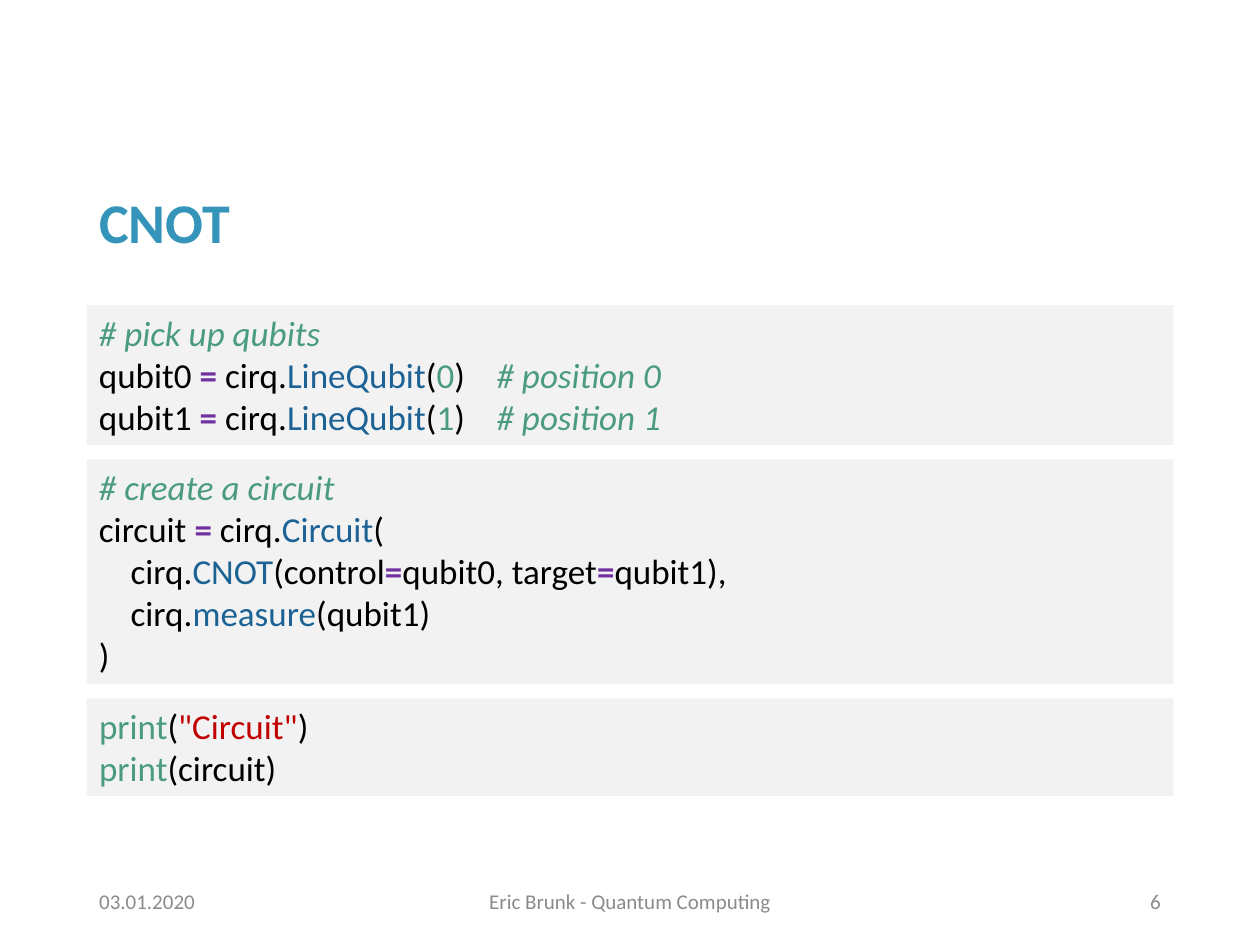
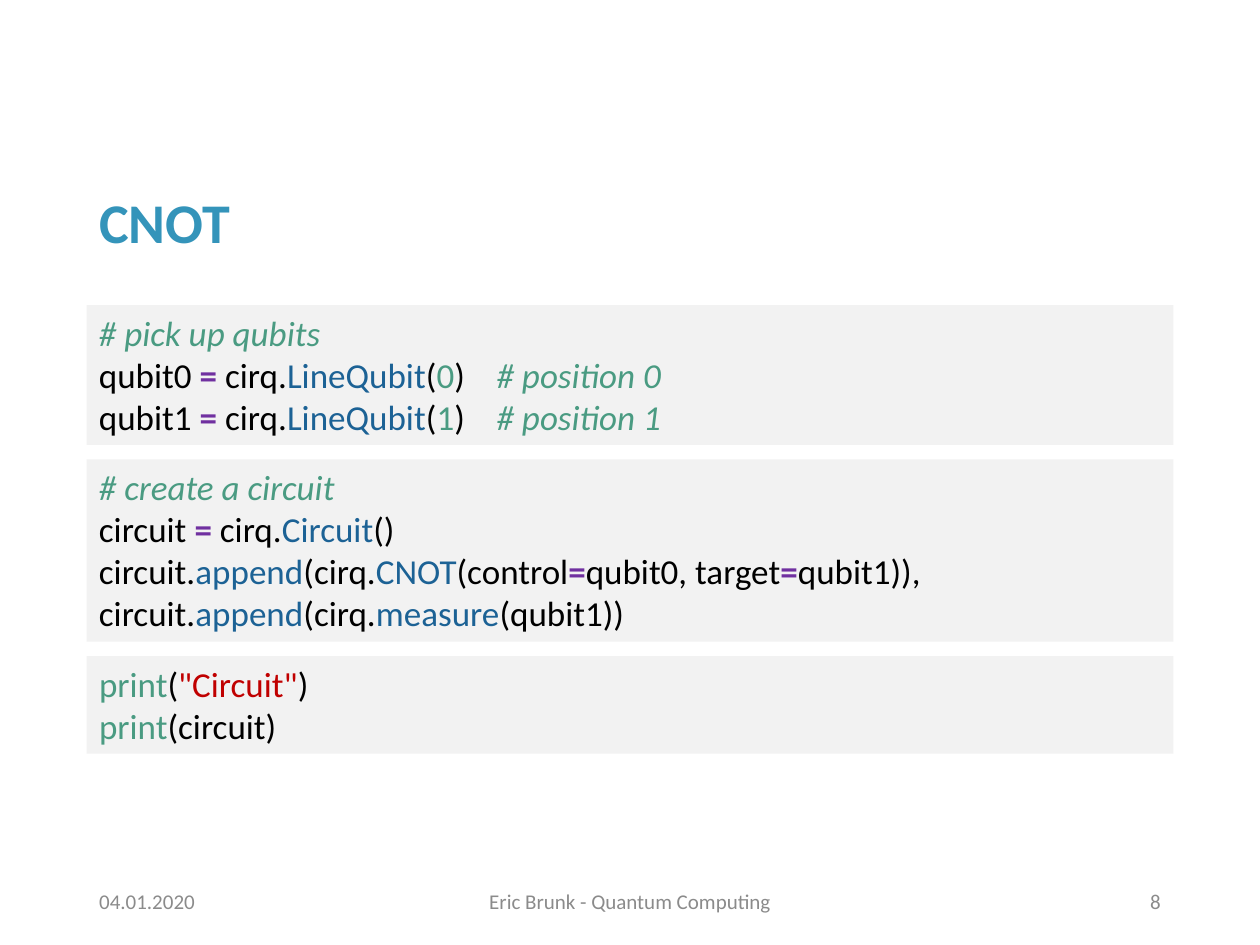
Before and after one commit to erxn91/quantum_computing, a slide deck: slide 8 of Präsentation.pptx (slide 6 before the commit). Drawn at 1260x945 pixels with LibreOffice and Linux fonts; fonts in the diff are those of the drawing; background and template pictures are left out. Boxes give left, top, right and bottom in pixels: in the first picture for what was removed or moved away, otherwise in the second. Text is boxed around its words. In the diff, an @@ line names an element or a change of style, - is before the commit and + after.

```diff
--- a/Präsentation.pptx
+++ b/Präsentation.pptx
@@ rectangle "# create a circuit": place and size @@
-rectangle "# create a circuit" at [87, 460, 1173, 684]
+rectangle "# create a circuit" at [87, 460, 1173, 643]
@@ text in rectangle at [99, 516, 920, 632]: text changed @@
-circuit = cirq.Circuit(
-cirq.CNOT(control=qubit0, target=qubit1),
-cirq.measure(qubit1)
-)
+circuit = cirq.Circuit()
+circuit.append(cirq.CNOT(control=qubit0, target=qubit1)),
+circuit.append(cirq.measure(qubit1))
@@ rectangle "print("Circuit")": place and size @@
-rectangle "print("Circuit")" at [87, 698, 1173, 795]
+rectangle "print("Circuit")" at [87, 656, 1173, 753]
@@ text at [99, 895, 195, 909]: text changed @@
-03.01.2020
+04.01.2020
@@ page number at [1150, 895, 1161, 909]: text changed @@
-6
+8
```
Also in this commit, not shown: 10 other slides changed, 2 slides added, 2 other files.
